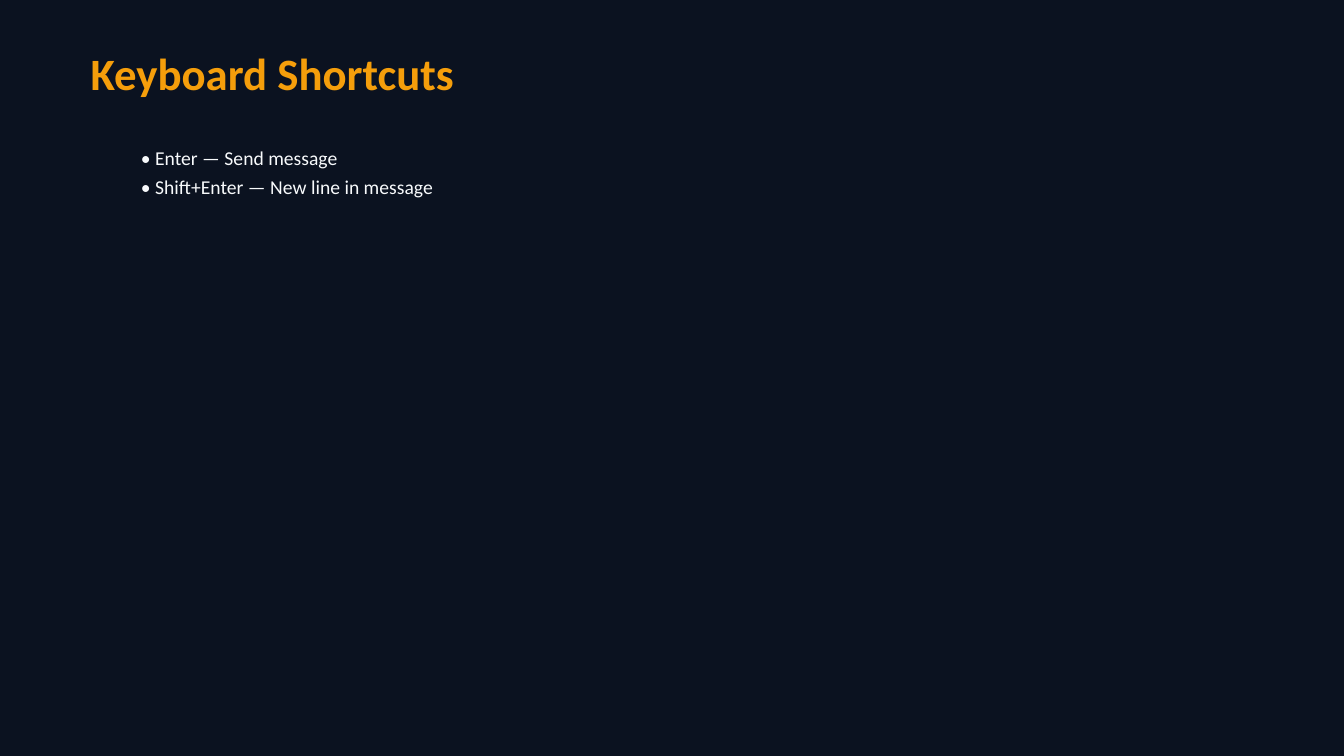
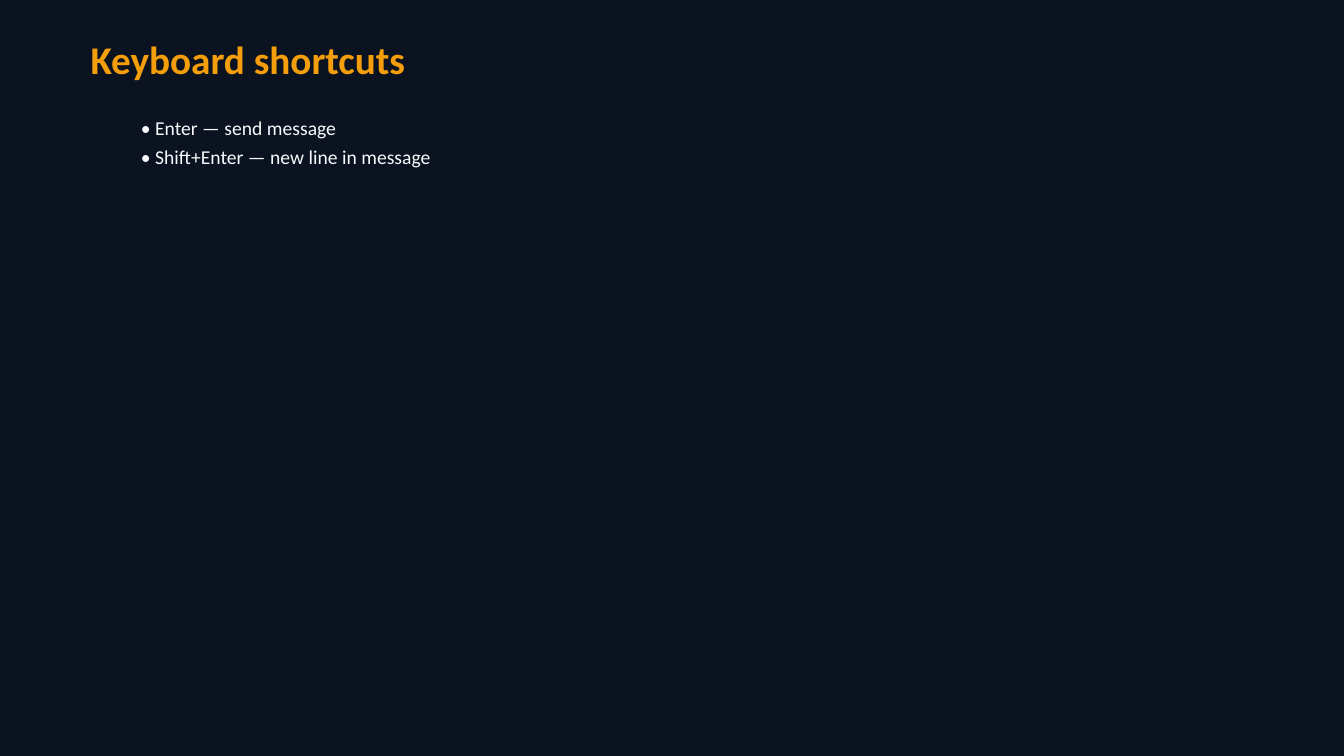
Before and after one commit to predictivelabsai/liquidround, a slide deck: slide 16 of docs/liquidround_user_guide.pptx (slide 11 before the commit). Drawn at 1344x756 pixels with LibreOffice and Linux fonts; fonts in the diff are those of the drawing. Boxes give left, top, right and bottom in pixels: in the first picture for what was removed or moved away, otherwise in the second. Text is boxed around its words. In the diff, an @@ line names an element or a change of style, - is before the commit and + after.

```diff
--- a/docs/liquidround_user_guide.pptx
+++ b/docs/liquidround_user_guide.pptx
@@ text at bbox=[91, 46, 405, 80]: text changed; size 32 to 28 pt @@
-Keyboard Shortcuts
+Keyboard shortcuts
@@ text at bbox=[155, 121, 430, 168]: text changed @@
-  • Enter — Send message
-  • Shift+Enter — New line in message
+  • Enter — send message
+  • Shift+Enter — new line in message
```
Also in this commit, not shown: 8 other slides changed, 8 slides added, 2 slides removed, 22 other files.
